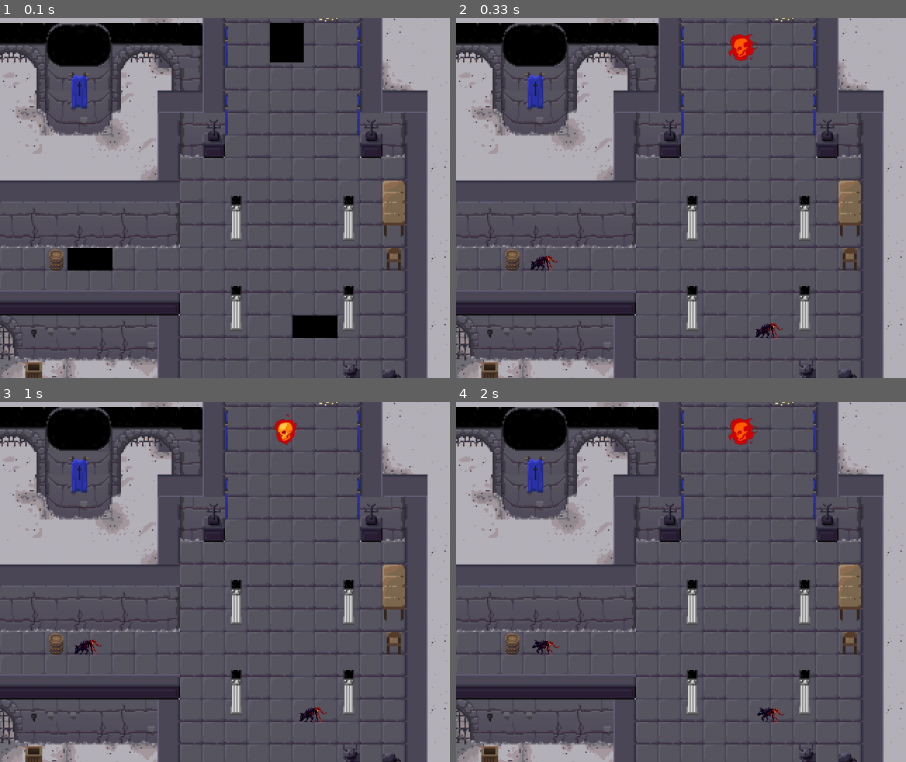
Above: before the commit, frames 1-4 (two rows, left to right).
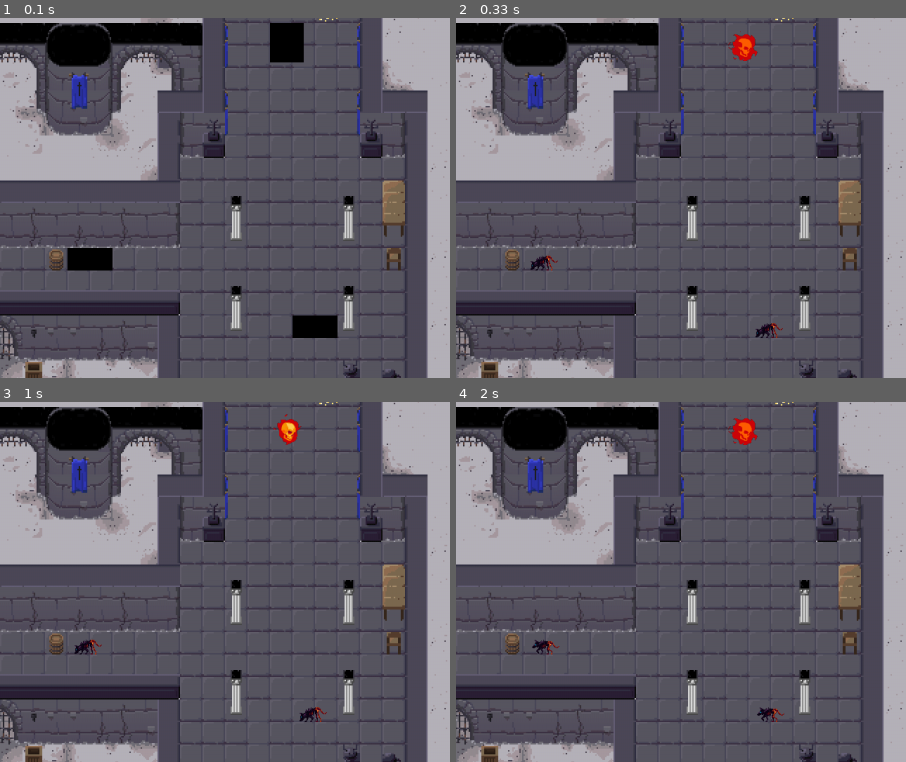
Above: after the commit, the same moments.

Repository: BrunaBecker/LocisAbyss
Game: pygame game, started from main.py
Two runs of this game, one before a commit and one after it. Both use one fixed random seed, a clock stepped at 60 frames per second and the inputs below.
Inputs:
- Up to frame 1 (0.1 s): no input
- Up to frame 2 (0.33 s): no input
- Up to frame 3 (1 s): hold Right 0.33-0.8 s; hold Up from 0.83 s (still down)
- Up to frame 4 (2 s): release Up at 1.13 s; hold Right 1.17-1.63 s; hold Left from 1.67 s (still down)
The pictures show only the part of the screen within x 50-100%, y 43-93%; the shares and areas given below are measured in that part.

Frame 1 is identical in both runs. In frame 2, 0.3% of the frame differs, in the area x 60-68%, y 3-12%; in frame 3, 0.3%; in frame 4, 0.3%.

Commit message:
Combat: Major update for projectiles
Projectiles now collide with walls, volatile colliders and the player
If the player is hit by a projectile, it will lose health points
Projectile direction correctly identifies player position
Changed volatile collision responsability to the active map

Diff:
--- a/enemies.py
+++ b/enemies.py
@@ -2,7 +2,6 @@
 from settings import CLEAR, WIDTH, HEIGHT, clock, screen
 from random import choice
 from tools import Tools
-from math import sin, pi
 from projectiles import Bullet, active_projectiles
 
 SPRITE_RATE = 100
@@ -52,7 +51,7 @@
         self.sprite_timer = CLEAR
 
     def attack(self):
-        active_projectiles.add(Bullet(self.rect.x, self.rect.y, self.player_latitude, self.current_flip))
+        active_projectiles.add(Bullet(self.rect.centerx, self.rect.centery, self.player_latitude, self.current_flip))
         self.attack_timer = CLEAR
 
     def update(self):
--- a/main.py
+++ b/main.py
@@ -1,3 +1,4 @@
+import pygame
 from settings import clock, screen, pygame
 from maps import active_map
 from player import player
@@ -21,17 +22,21 @@
     # screen.fill((0, 0, 0))
 
     # Draw the entirety of the current map
+    active_map.update()
     active_map.blit_lower_layers()
+
+    active_projectiles.update()
+    pygame.sprite.groupcollide(active_map.collision_group, active_projectiles, False, True)
+    pygame.sprite.groupcollide(active_map.volatile_collision, active_projectiles, False, True)
+
     # Updates and draws the player
     player.update()
     player.draw(screen)
 
-    active_projectiles.update()
-    active_projectiles.draw(screen)
-
     active_map.enemies.update()
     active_map.enemies.draw(screen)
 
+    active_projectiles.draw(screen)
     active_map.blit_higher_layers()
     # Update the full display Surface to the screen. Necessary to draw anything at all.
     pygame.display.flip()
--- a/maps.py
+++ b/maps.py
@@ -1,9 +1,10 @@
 import pygame
 from pytmx.util_pygame import load_pygame
 import json
-from collision import get_map_collision
+from collision import get_map_collision, get_volatile_collision
 from settings import maps_folder, path, screen
 from enemy_archetypes import monster_types
+from projectiles import active_projectiles
 
 # Load Maps. To be updated with more maps. Pay dear attention to escability!!
 class Tmx_Map():
@@ -23,6 +24,7 @@
         self.collision_group = pygame.sprite.Group()
         get_map_collision(screen, self.current_map, self.collision_group)
         self.collision_group.update()
+        self.volatile_collision = get_volatile_collision(self.current_map)
 
         self.interactions = {
             "level_one": {
@@ -66,6 +68,7 @@
         for enemy in self.enemies_load:
             self.enemies.add(monster_types[enemy["type"]](enemy["x"]*self.TILEWIDTH, enemy["y"]*self.TILEHEIGHT, enemy["initial_state"]))
 
-
+    def update(self):
+        self.volatile_collision = get_volatile_collision(active_map.current_map)
 
 active_map = Tmx_Map("level_one")
--- a/player.py
+++ b/player.py
@@ -1,10 +1,10 @@
 import pygame
 import json
-
 from settings import player_assets_folder, CLEAR, WIDTH, HEIGHT, path, clock, fool_font, screen, interact_text_width
 from maps import active_map
-from collision import Collision_Block, get_volatile_collision, get_interaction
+from collision import Collision_Block, get_interaction
 from tools import Tools
+from projectiles import active_projectiles
 
 SPRITE_RATE = 60  # Sets the interval between sprites updates
 MOVEMENT_RATE = 220  # Sets the interval between player movement
@@ -49,7 +49,6 @@
 
         self.max_hp = 10
         self.hp = self.max_hp
-        self.regen = 1
 
         # Start clocks and cooldowns
         self.sprite_timer = SPRITE_RATE
@@ -58,7 +57,6 @@
         self.current_frame = CLEAR
         self.attack_frame = CLEAR
         self.interact_timer = CLEAR
-        self.regen_timer = CLEAR
         self.damaged_timer = CLEAR
         # Sets the starting player horizontal orientation. Needed to flip its sprites when it change directions.
         self.current_flip = "right"
@@ -137,9 +135,8 @@
         self.sprite_timer = CLEAR
 
     def not_colliding(self, direction):
-        v_collision = get_volatile_collision(active_map.current_map)
         return (pygame.sprite.spritecollideany(self.collision_wings[direction], active_map.collision_group) is None
-                and pygame.sprite.spritecollideany(self.collision_wings[direction], v_collision) is None
+                and pygame.sprite.spritecollideany(self.collision_wings[direction], active_map.volatile_collision) is None
                 and pygame.sprite.spritecollideany(self.collision_wings[direction], active_map.enemies) is None)
 
     def attack_enemy(self):
@@ -156,22 +153,24 @@
         for enemy in active_map.enemies:
             enemy.within_range = True if Tools.get_distance(self, enemy) else False
 
-            if enemy.within_range and self.rect.x < enemy.rect.x:
+            if enemy.within_range and self.x < enemy.x:
                 enemy.current_flip = "west"
-            elif enemy.within_range and self.rect.x > enemy.rect.x:
+            elif enemy.within_range and self.x > enemy.x:
                 enemy.current_flip = "east"
-            else:
-                enemy.current_flip = "None"
-
-            if enemy.within_range and self.rect.y < enemy.rect.y:
+            elif enemy.within_range and self.x == enemy.x:
+                enemy.current_flip = ""
+
+            if enemy.within_range and self.y < enemy.y:
                 enemy.player_latitude = "north"
-            elif enemy.within_range and self.rect.y > enemy.rect.y:
+            elif enemy.within_range and self.y > enemy.y:
                 enemy.player_latitude = "south"
-            else:
-                enemy.player_latitude = "None"
-
-
-
+            elif enemy.within_range and self.y == enemy.y:
+                enemy.player_latitude = ""
+
+
+    def player_hit_by_projectile(self):
+        if any(pygame.sprite.groupcollide(player, active_projectiles, False, True)):
+            self.hp -= 1
 
 
     def update(self):
@@ -181,7 +180,6 @@
         self.movement_timer += clock.get_time()
         self.attack_timer += clock.get_time()
         self.interact_timer += clock.get_time()
-        self.regen_timer += clock.get_time()
 
         # Only updates sprite if it's off cooldown
         if self.sprite_timer >= SPRITE_RATE:
@@ -190,11 +188,6 @@
 
         if self.hp != self.max_hp:
             Tools.health_bar(screen, self.hp, self.max_hp, self.x, self.y, self.rect.width, self.rect.height)
-            if self.regen_timer >= 1000:
-                self.hp += self.regen
-                self.regen_timer = CLEAR
-                if self.hp > self.max_hp:
-                    self.hp == self.max_hp
 
         # Gets the key pressed by the player this frame
         keystate = pygame.key.get_pressed()
@@ -251,6 +244,7 @@
             self.attack_enemy()
 
         self.update_enemy_distance()
+        self.player_hit_by_projectile()
 
 
 player = pygame.sprite.Group()
--- a/projectiles.py
+++ b/projectiles.py
@@ -6,22 +6,22 @@
     def __init__(self, start_x, start_y, latitude, longitude):
         pygame.sprite.Sprite.__init__(self)
 
-        self.image = pygame.image.load(path.join(projectiles_assets_folder, "blue-fireball.png"))
+        self.image = self.get_rotated_image(latitude, longitude)
         self.rect = self.image.get_rect()
 
-        self.rect.x, self.rect.y = start_x, start_y
+        self.rect.centerx, self.rect.centery = start_x, start_y
         self.latitude = latitude
         self.longitude = longitude
 
     def update(self):
         if self.latitude == "north":
-            self.rect.y -= clock.get_time()/3
+            self.rect.y -= clock.get_time()/4
         elif self.latitude == "south":
-            self.rect.y += clock.get_time()/3
+            self.rect.y += clock.get_time()/4
         if self.longitude == "west":
-            self.rect.x -= clock.get_time()/3
+            self.rect.x -= clock.get_time()/4
         elif self.longitude == "east":
-            self.rect.x += clock.get_time()/3
+            self.rect.x += clock.get_time()/4
 
         self.movement_timer = CLEAR
 
@@ -29,5 +29,9 @@
             if proj.rect.x < 0 or proj.rect.x >= WIDTH or proj.rect.y < 0 or proj.rect.y >= HEIGHT:
                 proj.kill()
 
+    def get_rotated_image(self, latitude, longitude):
+        image = pygame.image.load(path.join(projectiles_assets_folder, "blue-fireball.png"))
+        directions = {"west": 0, "southwest": 45, "south": 90, "southeast": 135, "east": 180, "northeast": 225, "north": 270, "northwest": 315}
+        return pygame.transform.rotate(image, directions.get(latitude+longitude))
 
 active_projectiles = pygame.sprite.Group()
